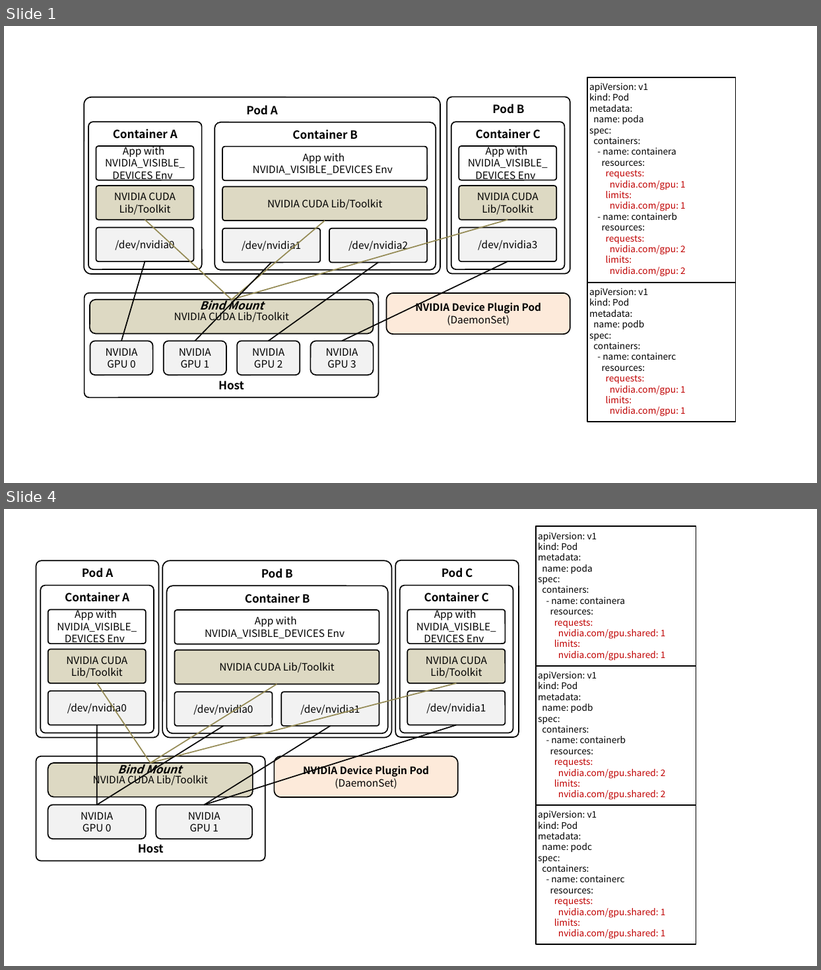
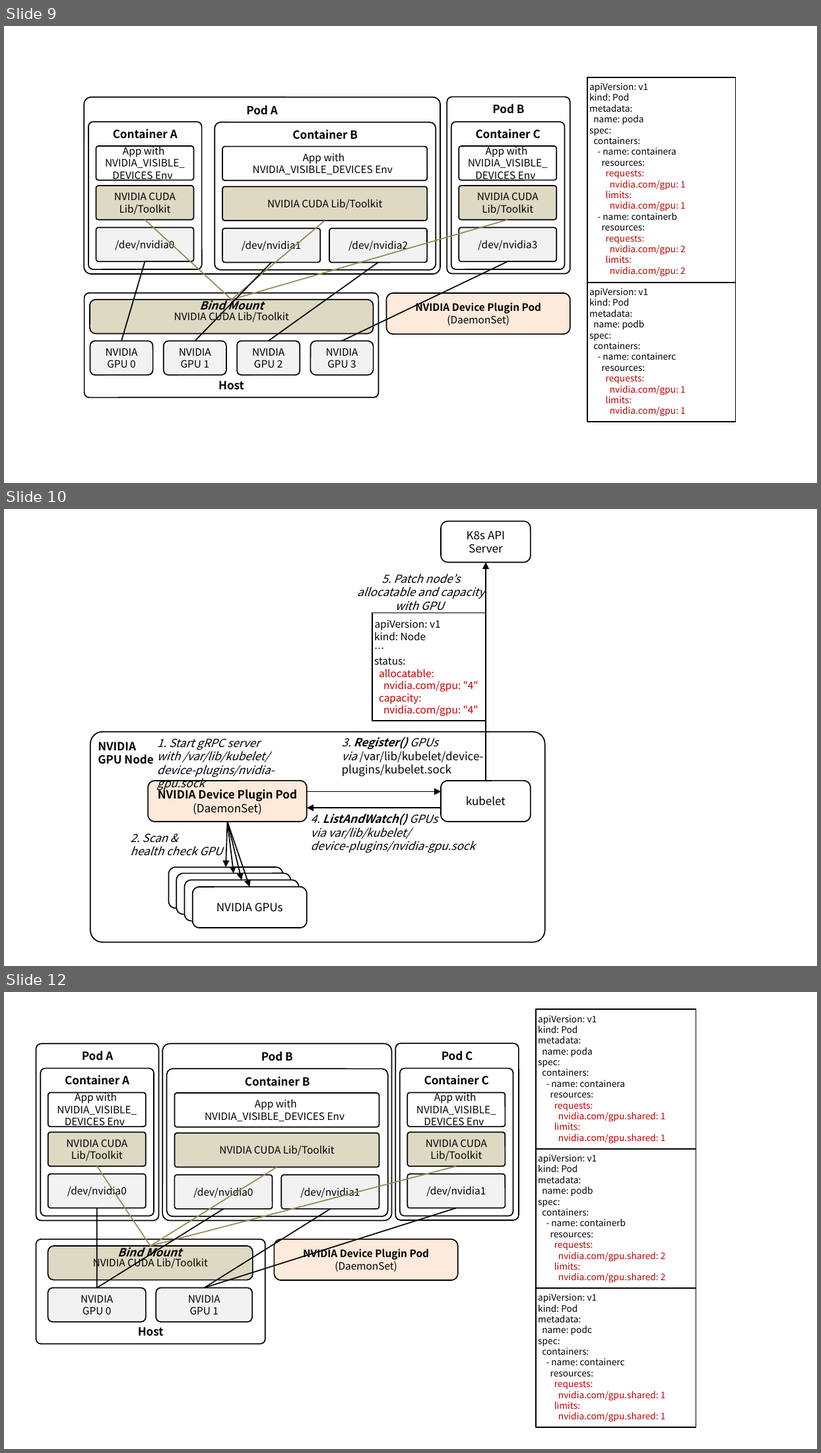
Before and after one commit to ssup2/blog-software, a slide deck: content/docs/theory-analysis/kubernetes-nvidia-device-plugin/images/images.pptx. Shown one above the other, each under a label of ours: slides 1 and 4 before the commit, slides 9, 10 and 12 after it; the slides between them are not shown. The pictures are 821x970 and 821x1453 pixels, drawn with LibreOffice and Linux fonts; fonts in the diff are those of the drawing. Boxes give left, top, right and bottom in pixels: in the first picture for what was removed or moved away, otherwise in the second. Text is boxed around its words. In the diff, an @@ line names an element or a change of style, - is before the commit and + after.

```diff
--- a/content/docs/theory-analysis/kubernetes-nvidia-device-plugin/images/images.pptx
+++ b/content/docs/theory-analysis/kubernetes-nvidia-device-plugin/images/images.pptx
@@ slide 10 added at box(4, 509, 817, 966), background #FFFFFF @@
@@ rounded rectangle added at box(441, 521, 530, 562), fill #FFFFFF, outline #000000 1 pt, 10 pt, text #000000 @@
+K8s API
+Server
@@ arrow added from (486, 780) to (486, 562), #000000 1 pt @@
@@ text added at box(357, 574, 484, 613), 10 pt, text #000000, italic @@
+5. Patch node’s allocatable and capacity
+with GPU
@@ rectangle added at box(372, 613, 486, 722), fill #FFFFFF, outline #000000 1 pt, 9 pt, text #C00000 @@
+apiVersion: v1
+kind: Node
+…
+status:
+allocatable:
+nvidia.com/gpu: "4"
+capacity:
+nvidia.com/gpu: "4"
@@ rounded rectangle added at box(90, 732, 545, 943), fill #FFFFFF, outline #000000 1 pt, 10 pt, text #000000, bold @@
+NVIDIA
+GPU Node
@@ text added at box(157, 739, 274, 791), 10 pt, text #000000, italic @@
+1. Start gRPC server
+with /var/lib/kubelet/
+device-plugins/nvidia-gpu.sock
@@ text added at box(342, 737, 484, 777), 10 pt, text #000000 @@
+3. Register() GPUs
+via /var/lib/kubelet/device-plugins/kubelet.sock
@@ rounded rectangle added at box(148, 780, 306, 821), fill #FDEADA, outline #000000 1 pt, 10 pt, text #000000, bold @@
+NVIDIA Device Plugin Pod
+(DaemonSet)
@@ rounded rectangle added at box(441, 780, 530, 821), fill #FFFFFF, outline #000000 1 pt, 10 pt, text #000000 @@
+kubelet
@@ arrow added from (306, 792) to (441, 792), #000000 1 pt @@
@@ arrow added from (228, 822) to (226, 867), #000000 1 pt @@
@@ arrow added from (228, 822) to (250, 887), #000000 1 pt @@
@@ arrow added from (228, 822) to (242, 881), #000000 1 pt @@
@@ arrow added from (228, 822) to (233, 873), #000000 1 pt @@
@@ arrow added from (441, 808) to (306, 808), #000000 1 pt @@
@@ text added at box(311, 814, 475, 854), 10 pt, text #000000, italic @@
+4. ListAndWatch() GPUs
+via var/lib/kubelet/
+device-plugins/nvidia-gpu.sock
@@ text added at box(130, 834, 222, 856), 10 pt, text #000000, italic @@
+2. Scan &
+health check GPU
@@ rounded rectangle added at box(169, 867, 283, 908), fill #FFFFFF, outline #000000 1 pt, 14 pt, text #000000 @@
+NVIDA GPU
@@ rounded rectangle added at box(176, 873, 290, 914), fill #FFFFFF, outline #000000 1 pt, 14 pt, text #000000 @@
+NVIDA GPU
@@ rounded rectangle added at box(185, 881, 298, 921), fill #FFFFFF, outline #000000 1 pt, 14 pt, text #000000 @@
+NVIDA GPU
@@ rounded rectangle added at box(193, 887, 306, 927), fill #FFFFFF, outline #000000 1 pt, 10 pt, text #000000 @@
+NVIDIA GPUs
@@ what was slide 1 is now slide 9 @@
@@ what was slide 4 is now slide 12 @@
```
Also in this commit, not shown: 7 other slides added, 5 other files.
